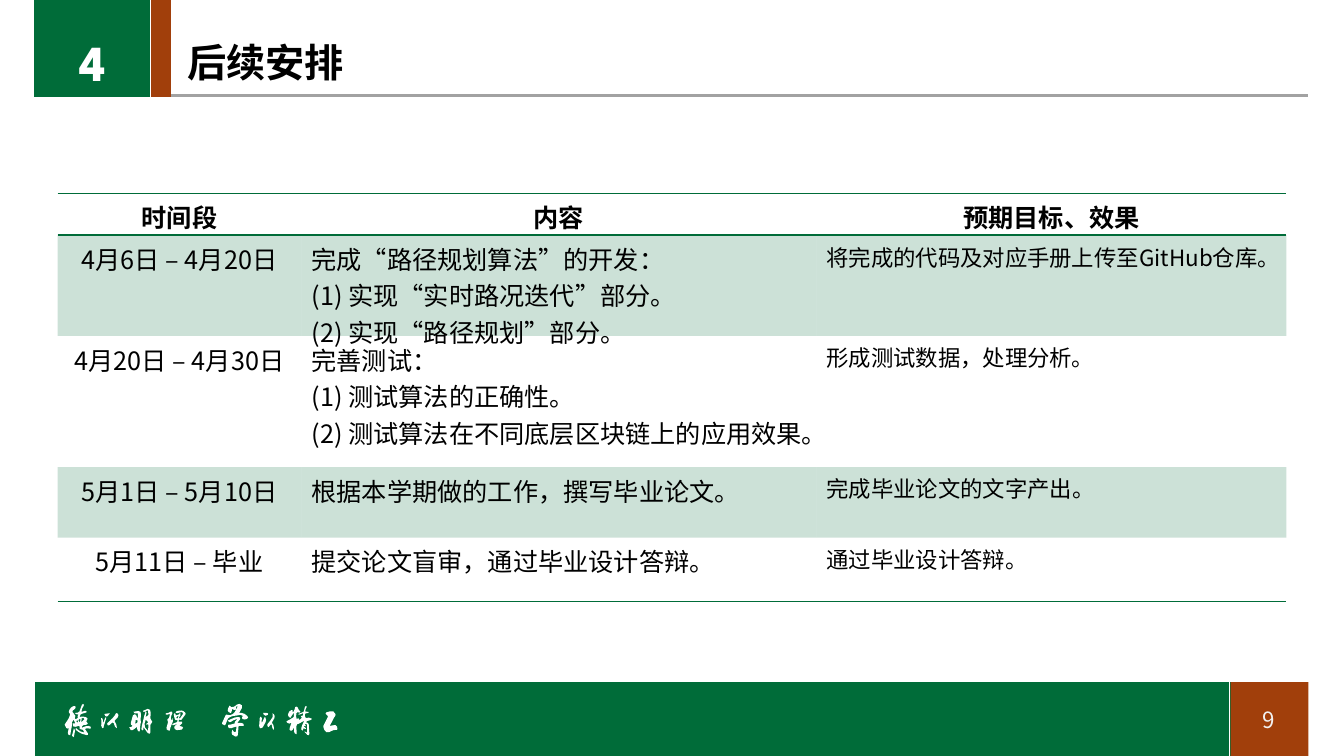
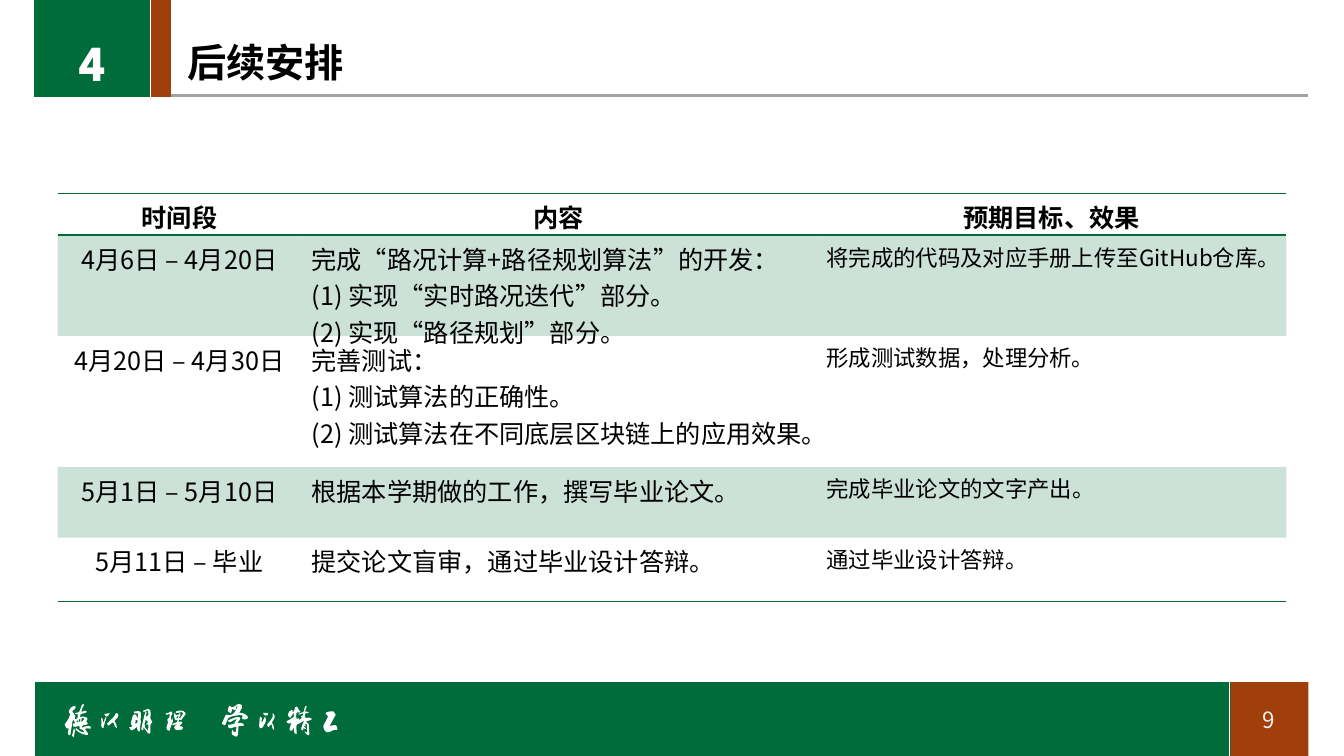
Before and after one commit to LancerEnk/GraduationDesign, a slide deck: slide 9 of doc/中期/中期_msj.pptx. Drawn at 1344x756 pixels with LibreOffice and Linux fonts; fonts in the diff are those of the drawing; background and template pictures are left out. Boxes give left, top, right and bottom in pixels: in the first picture for what was removed or moved away, otherwise in the second. Text is boxed around its words. In the diff, an @@ line names an element or a change of style, - is before the commit and + after.

```diff
--- a/doc/中期/中期_msj.pptx
+++ b/doc/中期/中期_msj.pptx
@@ table at <box>57,194,1287,578</box> @@
-row 2, column 2: 完成“路径规划算法”的开发： / (1) 实现“实时路况迭代”部分。 / (2) 实现“路径规划”部分。
+row 2, column 2: 完成“路况计算+路径规划算法”的开发： / (1) 实现“实时路况迭代”部分。 / (2) 实现“路径规划”部分。
```
Also in this commit, not shown: 5 other slides changed, 1 other file.
